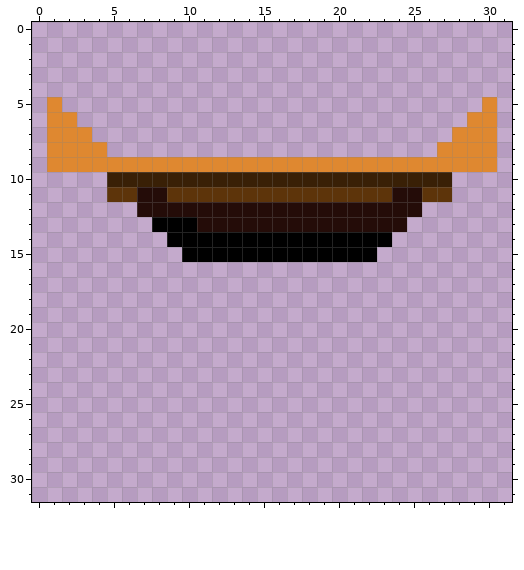
Two states of a pixel-art sprite, BrakeysGJ/Assets/Textures/LevelTextures/Torch.png. Above, as it was before the edit.
The file is 32x32 pixels.
After the commit:
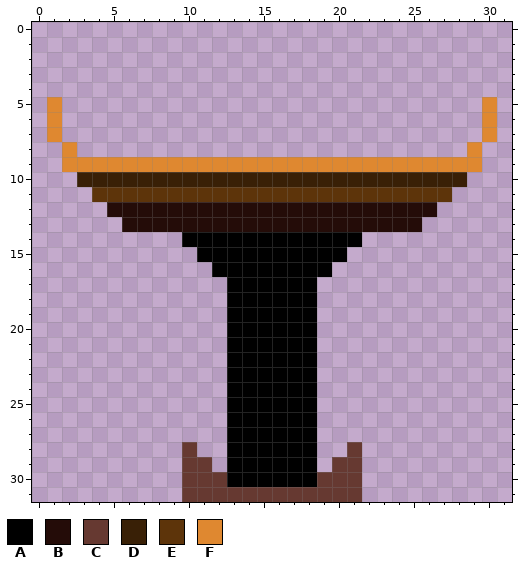
Palette (. is transparent): A #000000  B #240c08  C #663931  D #392006  E #5d340a  F #df8830
Difference:
Colour A is added in row 16 at x 12 to 19; in rows 17 to 30 at x 13 to 18.
Colour B is added in row 12 at x 5 to 6 and 26; in row 13 at x 6 to 7 and 25.
Colour B replaces colour A in row 13 at x 8 to 10.
Colour C is added in row 28 at x 10 and 21; in row 29 at x 10 to 11 and 20 to 21; in row 30 at x 10 to 12 and 19 to 21; in row 31 at x 10 to 21.
Colour D is added in row 10 at x 3 to 4 and 28.
Colour E is added in row 11 at x 4.
Colour E replaces colour B in row 11 at x 7 to 8 and 24 to 25.
The edit erases colour A in row 14 at x 9 and 22 to 23; in row 15 at x 10 and 21 to 22.
The edit erases colour F in row 6 at x 2 and 29; in row 7 at x 2 to 3 and 28 to 29; in row 8 at x 1, 3 to 4, 27 to 28 and 30; in row 9 at x 1 and 30.
Boxes around the changes in both pictures, in picture pixels (x1, y1, x2, y2):
changed: (47, 112, 497, 502)
